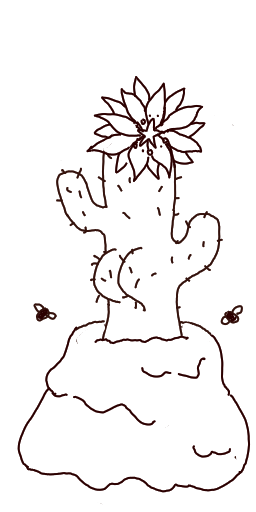
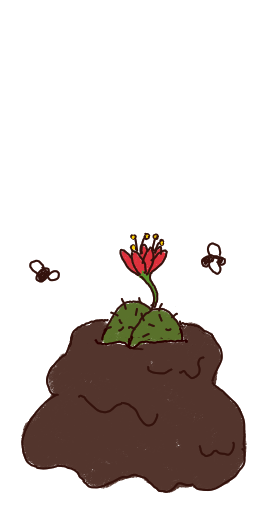
The second 256px x 512px image is a revision of the first. Changes to its layers:
hid "stage tro", painted on it over <box>15,76,251,505</box>
showed "stage twa", painted on it over <box>15,192,251,505</box>
added layer "farbe2" above "farbe1" over <box>15,192,251,505</box>
